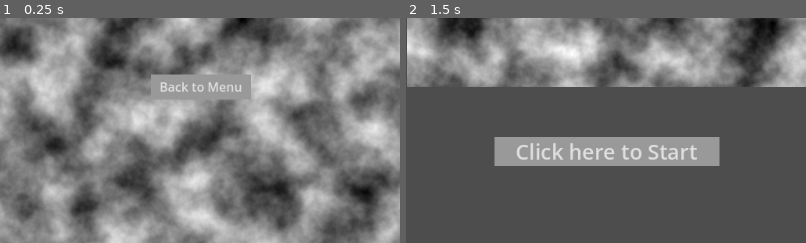
Above: before the commit, frames 1-2 (left to right).
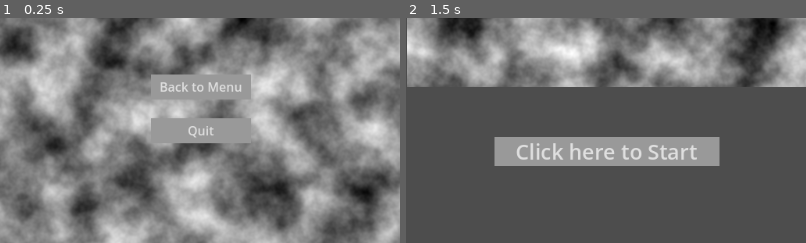
Above: after the commit, the same moments.

Repository: whitehatcat-JE/TowerDefenceGameJam
Game: Godot game, scene res://UI/EndUI.tscn
Two runs of this game, one before a commit and one after it. Both use one fixed random seed, a clock stepped at 60 frames per second and the inputs below. This scene is started directly instead of the project's main scene. The engine's default icon, where the game draws it, is replaced by a stand-in: a white triangle on a blue panel in a dark square.
Inputs:
- Up to frame 1 (0.25 s): no input
- Up to frame 2 (1.5 s): tap Enter at 0.5 s; hold Right (ui_right) 0.53-1.25 s; tap J (attack) at 0.6 s; click "Back to Menu" at 1.25 s
The pictures show only the part of the screen within x 25-75%, y 40-90%; the shares and areas given below are measured in that part.

The runs differ from the first frame. In frame 1, 2.0% of the frame differs, in the area x 37-63%, y 44-56%; in frame 2, nothing differs.

Commit message:
Added quit button to endscreen

Diff:
--- a/UI/ENDUI.gd
+++ b/UI/ENDUI.gd
@@ -9,3 +9,7 @@
 func _on_restart_button_pressed():
 	#Load menu scene
 	get_tree().change_scene_to_file("res://UI/MenuUI.tscn")
+
+
+func _on_quit_button_pressed():
+	get_tree().quit()
--- a/UI/EndUI.tscn
+++ b/UI/EndUI.tscn
@@ -31,20 +31,40 @@
 [node name="RestartButton" type="Button" parent="."]
 layout_mode = 1
 anchors_preset = -1
-anchor_left = 0.5
-anchor_top = 0.556
-anchor_right = 0.5
-anchor_bottom = 0.556
-offset_left = -64.0
-offset_top = -16.256
-offset_right = 64.0
-offset_bottom = 15.744
+anchor_left = 0.437
+anchor_top = 0.528
+anchor_right = 0.562
+anchor_bottom = 0.583
+offset_left = 0.511993
+offset_top = -0.128021
+offset_right = 0.511963
+offset_bottom = 0.191956
 theme_override_styles/normal = ExtResource("2_js62w")
 theme_override_styles/hover = ExtResource("3_fpx6x")
 theme_override_styles/pressed = ExtResource("4_6ygti")
 theme_override_styles/disabled = ExtResource("2_js62w")
 theme_override_styles/focus = ExtResource("2_js62w")
 text = "Back to Menu"
+clip_text = true
+
+[node name="QuitButton" type="Button" parent="."]
+layout_mode = 1
+anchors_preset = -1
+anchor_left = 0.437
+anchor_top = 0.625
+anchor_right = 0.562
+anchor_bottom = 0.681
+offset_left = 0.511993
+offset_top = 3.05176e-05
+offset_right = 0.511963
+offset_bottom = -0.256012
+theme_override_styles/normal = ExtResource("2_js62w")
+theme_override_styles/hover = ExtResource("3_fpx6x")
+theme_override_styles/pressed = ExtResource("4_6ygti")
+theme_override_styles/disabled = ExtResource("2_js62w")
+theme_override_styles/focus = ExtResource("2_js62w")
+text = "Quit"
 
 [connection signal="ready" from="Background" to="." method="_on_background_ready"]
 [connection signal="pressed" from="RestartButton" to="." method="_on_restart_button_pressed"]
+[connection signal="pressed" from="QuitButton" to="." method="_on_quit_button_pressed"]
